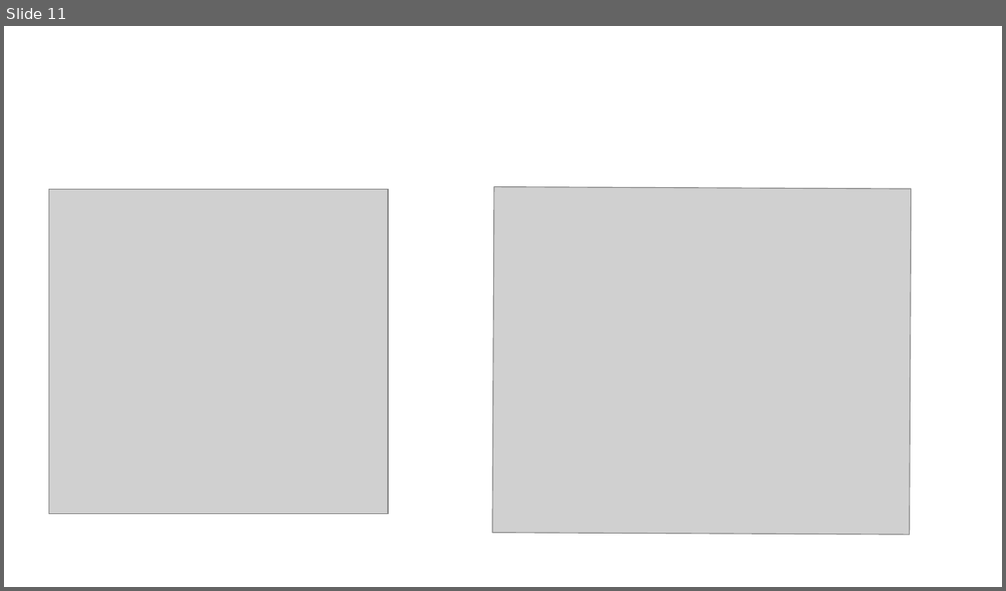
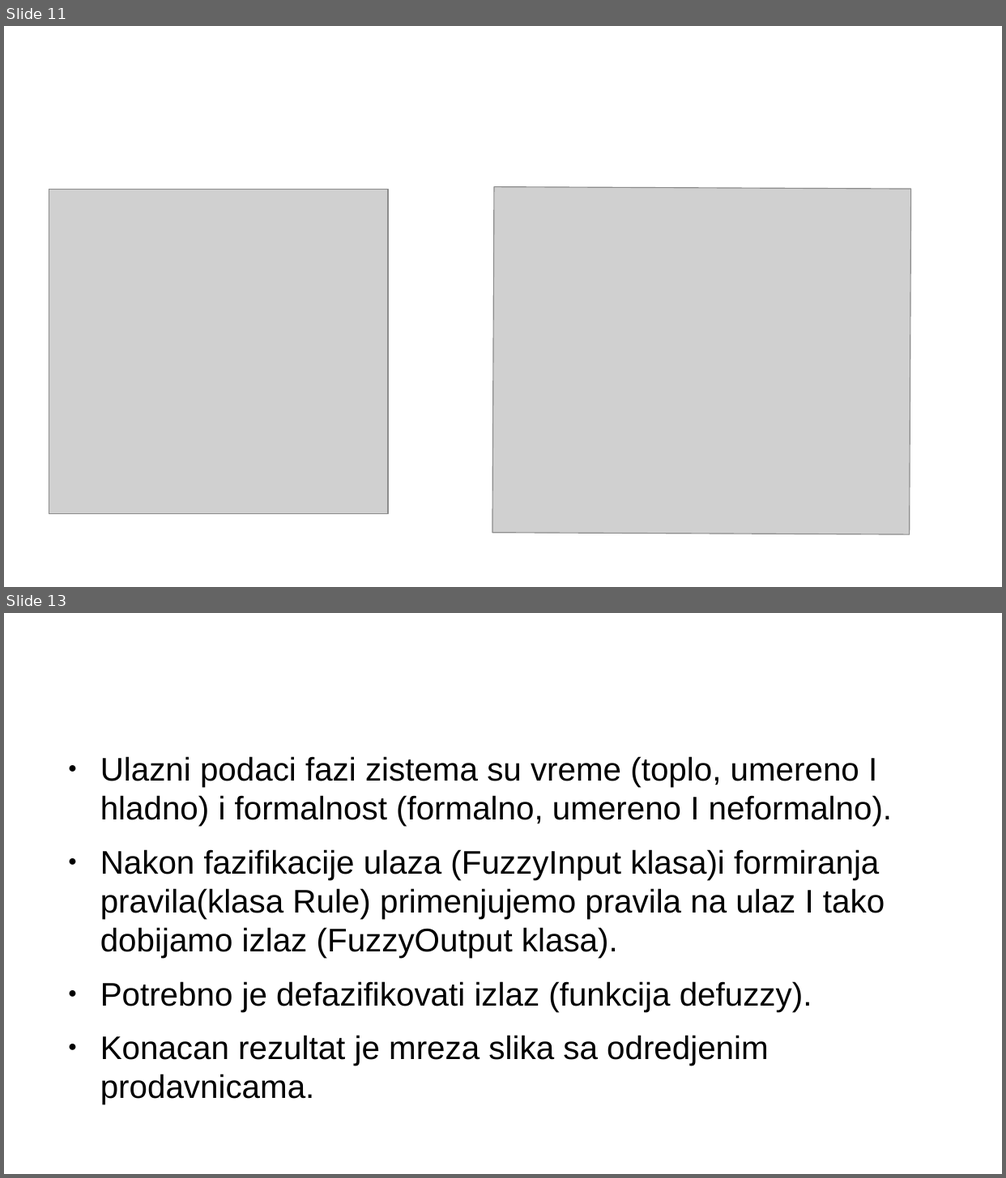
Before and after one commit to VelickovicAna/ri_projekat, a slide deck: prezentacija.odp. Shown one above the other, each under a label of ours: slide 11 before the commit, slides 11 and 13 after it; the slides between them are not shown. The pictures are 1006x591 and 1006x1178 pixels, drawn with LibreOffice and Linux fonts; fonts in the diff are those of the drawing; grey boxes stand for pictures; background and template pictures are left out. Boxes give left, top, right and bottom in pixels: in the first picture for what was removed or moved away, otherwise in the second. Text is boxed around its words. In the diff, an @@ line names an element or a change of style, - is before the commit and + after.

```diff
--- a/prezentacija.odp
+++ b/prezentacija.odp
@@ slide 13 added at bbox=[4, 613, 1002, 1174], background #FFFFFF @@
@@ text added at bbox=[100, 756, 892, 1066], 26 pt, text #000000 @@
+● Ulazni podaci fazi zistema su vreme (toplo, umereno I hladno) i formalnost (formalno, umereno I neformalno).
+● Nakon fazifikacije ulaza (FuzzyInput klasa)i formiranja pravila(klasa Rule) primenjujemo pravila na ulaz I tako dobijamo izlaz (FuzzyOutput klasa).
+● Potrebno je defazifikovati izlaz (funkcija defuzzy).
+● Konacan rezultat je mreza slika sa odredjenim prodavnicama.
@@ title added at bbox=[305, 756, 356, 781], 35.7 pt, text #FFFFFF @@
+Fazi sistem
```
Also in this commit, not shown: 2 other slides added.
